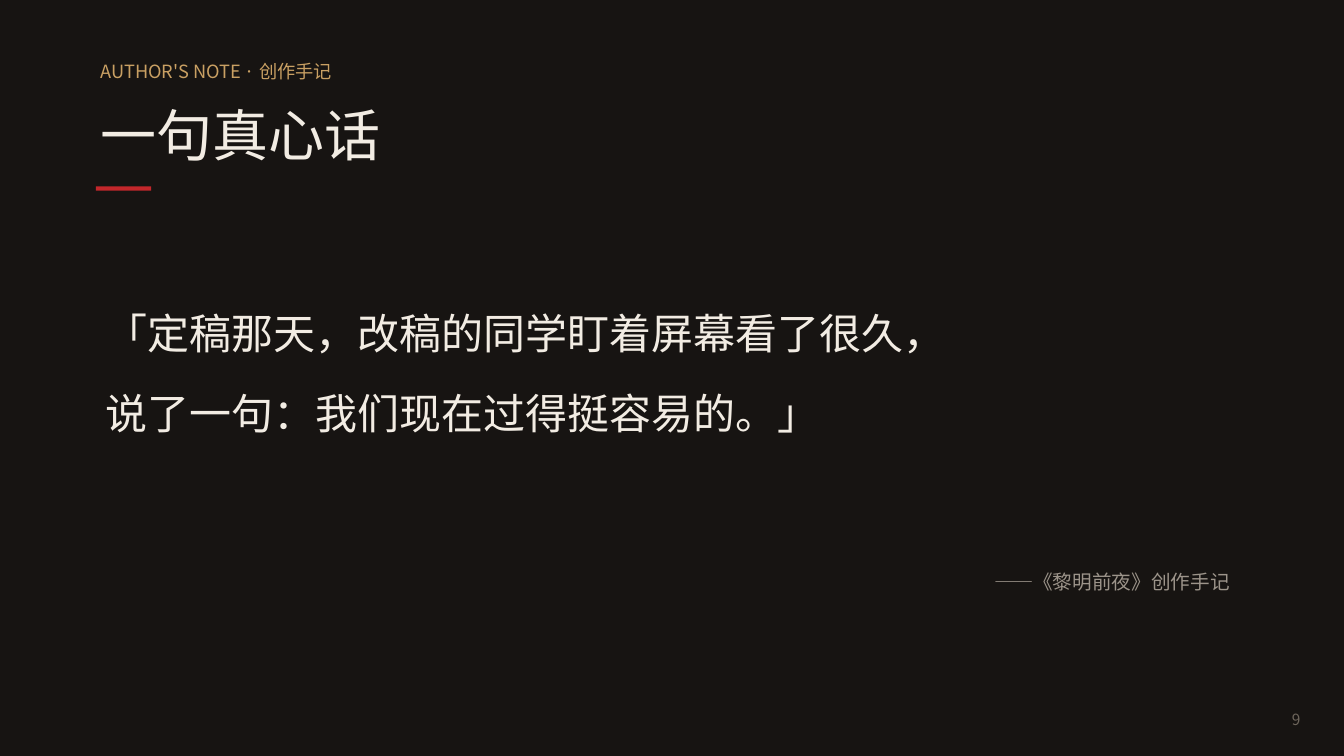
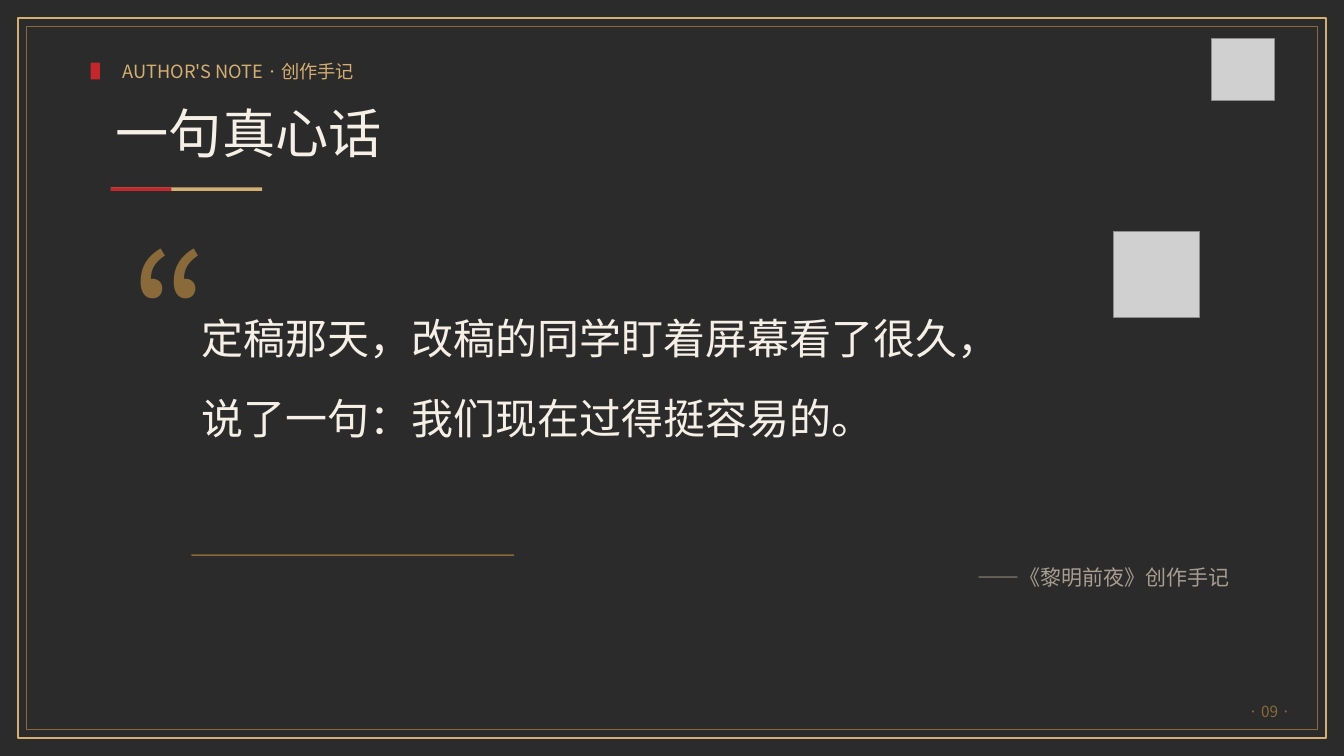
Before and after one commit to chenxingyu364/limingqianye, a slide deck: slide 9 of materials/defense-ppt.pptx. Drawn at 1344x756 pixels with LibreOffice and Linux fonts; fonts in the diff are those of the drawing; grey boxes stand for pictures; background and template pictures are left out; a plain dark background stands for a picture behind light text. Boxes give left, top, right and bottom in pixels: in the first picture for what was removed or moved away, otherwise in the second. Text is boxed around its words. In the diff, an @@ line names an element or a change of style, - is before the commit and + after.

```diff
--- a/materials/defense-ppt.pptx
+++ b/materials/defense-ppt.pptx
@@ background #FFFFFF to picture (left out) @@
@@ rectangle: place and size @@
-rectangle at (0, 0, 1344, 756)
+rectangle at (18, 18, 1326, 738)
@@ rectangle at (18, 18, 1326, 738): fill #171412 to none; outline none to #D4AF74 1.1 pt @@
@@ rectangle added at (26, 26, 1318, 730), outline #8A6A3A 0.5 pt @@
@@ text "AUTHOR'S NOTE · 创作手记": place and size @@
-text "AUTHOR'S NOTE · 创作手记" at (101, 63, 332, 80)
+text "AUTHOR'S NOTE · 创作手记" at (123, 63, 354, 80)
@@ text "AUTHOR'S NOTE · 创作手记" at (123, 63, 354, 80): text colour #C9A063 to #D4AF74 @@
@@ picture added at (1212, 38, 1274, 101) @@
@@ rectangle added at (91, 63, 100, 80), fill #C3272B @@
@@ text "一句真心话": place and size @@
-text "一句真心话" at (101, 109, 381, 161)
+text "一句真心话" at (116, 108, 382, 158)
@@ text "一句真心话" at (116, 108, 382, 158): size 40 to 38 pt, text colour #F2ECE3 to #F5EFE6 @@
@@ rectangle: place and size @@
-rectangle at (96, 187, 151, 191)
+rectangle at (111, 188, 171, 191)
@@ rectangle added at (111, 188, 262, 191), fill #D4AF74 @@
@@ text added at (121, 207, 323, 368), 120 pt, text #8A6A3A @@
+“
@@ picture added at (1114, 232, 1200, 318) @@
@@ text at (201, 318, 999, 438): text changed; text colour #F2ECE3 to #F5EFE6 @@
-「定稿那天，改稿的同学盯着屏幕看了很久，
-说了一句：我们现在过得挺容易的。」
+定稿那天，改稿的同学盯着屏幕看了很久，
+说了一句：我们现在过得挺容易的。
@@ rectangle added at (192, 555, 514, 557), fill #8A6A3A @@
@@ text "——《黎明前夜》创作手记": place and size @@
-text "——《黎明前夜》创作手记" at (994, 572, 1230, 591)
+text "——《黎明前夜》创作手记" at (978, 567, 1230, 587)
@@ text "——《黎明前夜》创作手记" at (978, 567, 1230, 587): size 14 to 15 pt, text colour #9C948A to #A89E90 @@
@@ text added at (1261, 706, 1278, 717), 11 pt, text #8A6A3A @@
+· 09 ·
@@ text removed at (1292, 714, 1301, 725) @@
-9
```
Also in this commit, not shown: 9 other slides changed.
